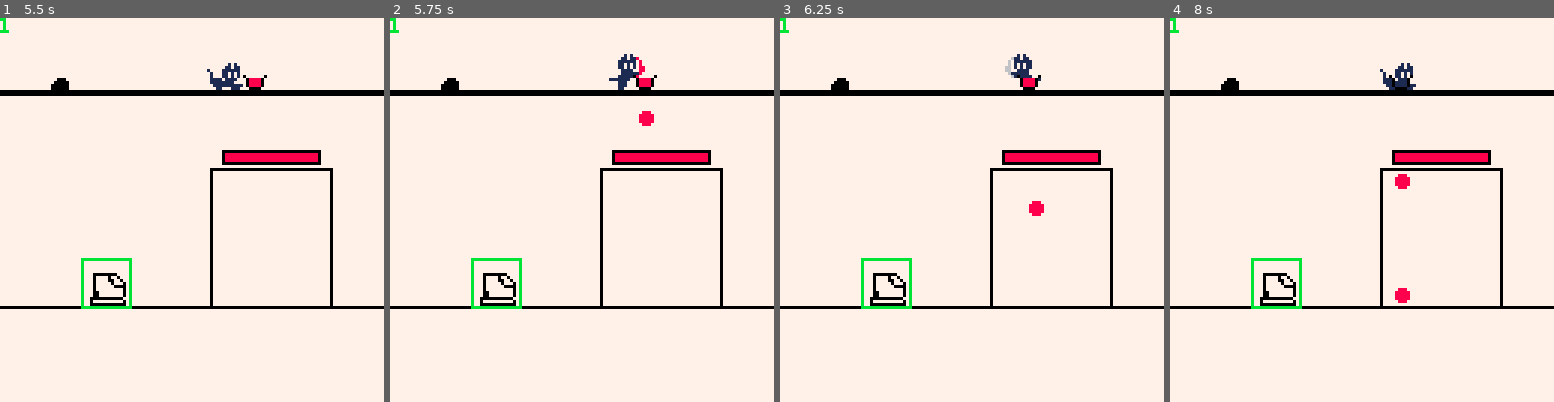
Above: before the commit, frames 1-4 (left to right).
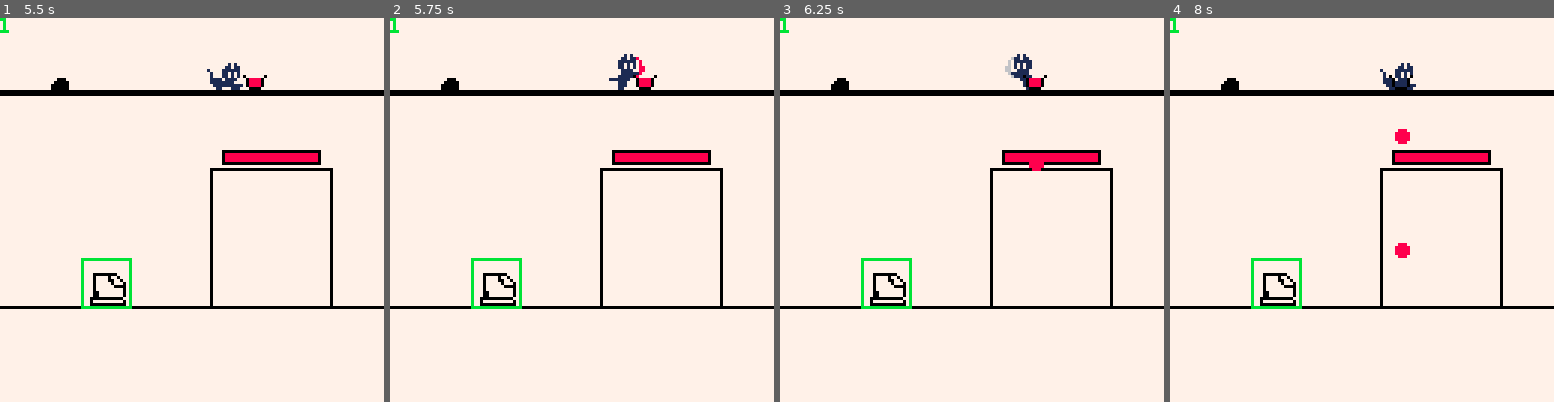
Above: after the commit, the same moments.

Repository: Arche-san/retrocat
Game: PICO-8 cartridge retrocat.p8
Two runs of this game, one before a commit and one after it. Both use one fixed random seed, a clock stepped at 60 frames per second and the inputs below.
Inputs:
- Up to frame 1 (5.5 s): tap X (X key) at 0.33, 0.7, 1.43, 2.58, 3.1, 3.62, 4.13, 4.65, 5.17 s; tap O (Z key) at 1.07, 1.8, 2.43, 3.07, 3.7, 4.33, 4.97 s; hold Right 2.33-3.33 s; hold Right 3.38-4.22 s; hold Right from 4.72 s (still down)
- Up to frame 2 (5.75 s): tap O (Z key) at 5.6 s; tap X (X key) at 5.68 s; release Right at 5.72 s
- Up to frame 3 (6.25 s): hold Left from 6.15 s (still down); tap X (X key) at 6.2 s; tap O (Z key) at 6.23 s
- Up to frame 4 (8 s): tap X (X key) at 6.72, 7.23, 7.75 s; tap O (Z key) at 6.87, 7.5 s; release Left at 6.98 s; hold Right from 7.03 s (still down)

Frame 1 is identical in both runs. In frame 2, 0.1% of the frame differs, in the area x 64-69%, y 24-29%; in frame 3, 0.4%; in frame 4, 0.5%, in the area x 58-63%, y 28-75%.

Commit message:
cat push delay (more synchronized with push animation)

Diff:
--- a/retrocat.p8
+++ b/retrocat.p8
@@ -66,7 +66,8 @@
   anim_name = "idle",
   anim_index = 1,
   anim_frame = 0,
-  push_type = 0
+  push_type = 0,
+  push_countdown = 1
  }
 end
 
@@ -90,31 +91,24 @@
   if btnp(5) then
    cat_setanim(c, "push")
    c.push_type = 1
+   c.push_countdown = 16
    c.freeze = cat_hpush_freeze
-
-   local push_dir = 1
-   if (c.spr_flip) push_dir = -1
-
-   rock = rocks_getclosest(c.x, cat_push_range)
-   if rock != nil then
-    rock_push(rock, push_dir)
-   elseif is_cat_near_bucket() then
-    bucket_push(bucket, push_dir)
-   end
   end
 
   -- vpush
   if btnp(4) then
    cat_setanim(c, "push")
    c.push_type = 2
+   c.push_countdown = 16
    c.freeze = cat_vpush_freeze
-
-   rock = rocks_getclosest(c.x, cat_push_range)
-   if rock != nil then
-    rock_fall(rock)
-   elseif is_cat_near_bucket() then
-    bucket_shake(bucket)
-   end
+  end
+ end
+
+ -- push delay
+ if c.push_countdown > 0 then
+  c.push_countdown -= 1
+  if c.push_countdown <= 0 then
+   cat_applypush(c)
   end
  end
 
@@ -136,6 +130,27 @@
  end
  c.anim_index = anim_index
  c.anim_frame = anim_frame
+end
+
+function cat_applypush(c)
+ if c.push_type == 1 then
+  local push_dir = 1
+  if (c.spr_flip) push_dir = -1
+
+  local rock = rocks_getclosest(c.x, cat_push_range)
+  if rock != nil then
+   rock_push(rock, push_dir)
+  elseif is_cat_near_bucket() then
+   bucket_push(bucket, push_dir)
+  end
+ elseif c.push_type == 2 then
+  local rock = rocks_getclosest(c.x, cat_push_range)
+  if rock != nil then
+   rock_fall(rock)
+  elseif is_cat_near_bucket() then
+   bucket_shake(bucket)
+  end
+ end
 end
 
 function cat_draw(c)
